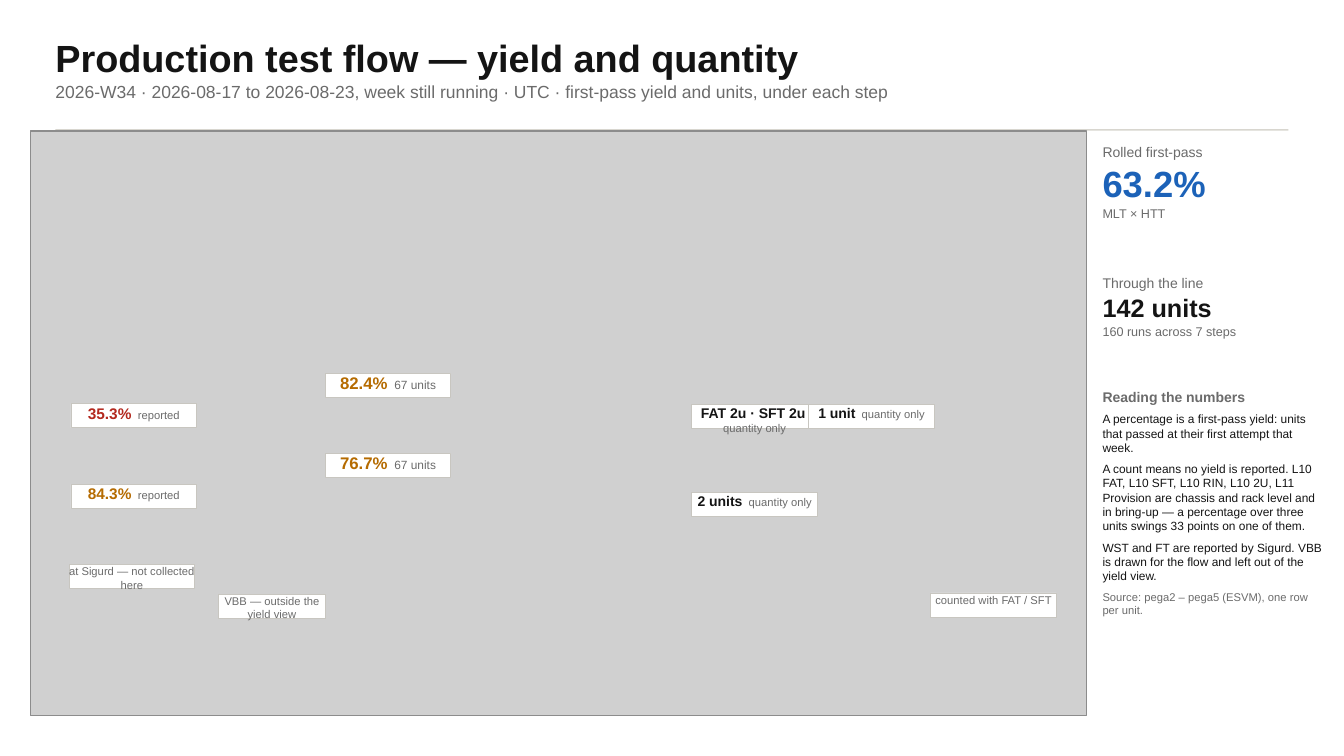
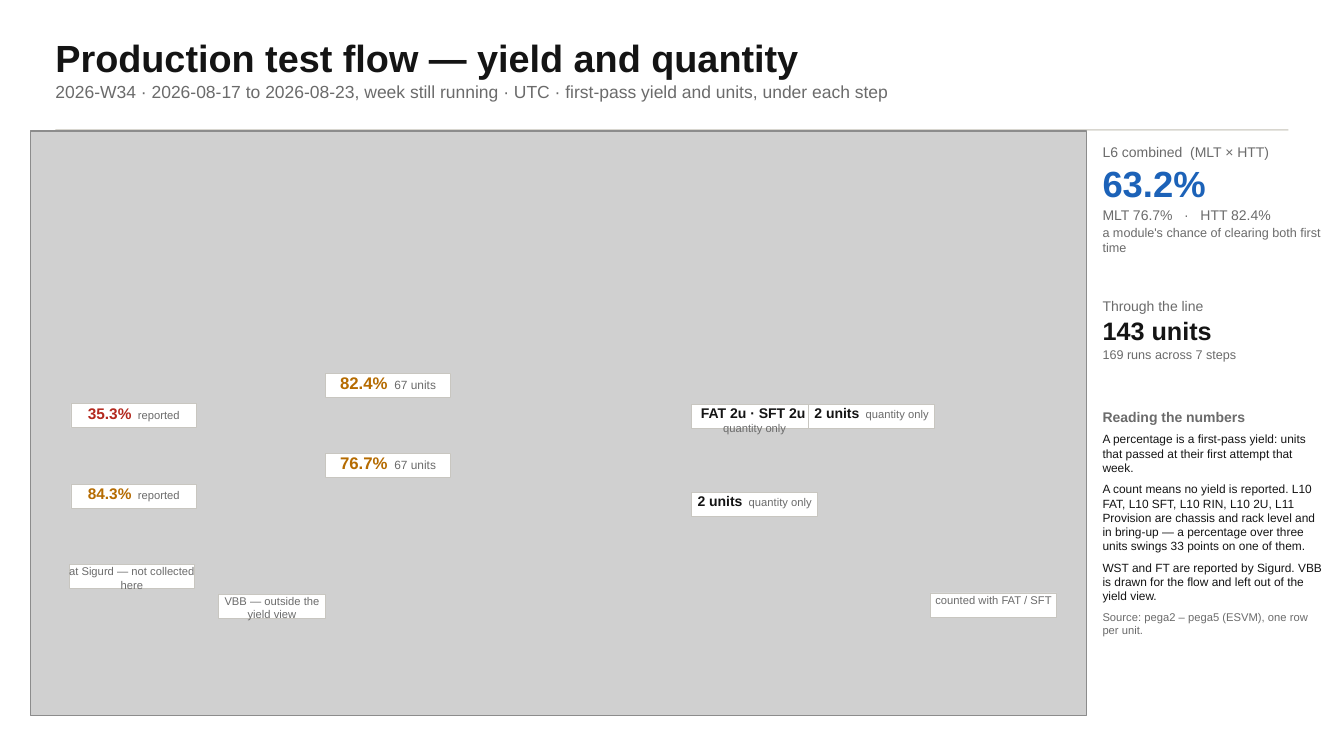
Before and after one commit to Quan-Etched/32x_MP_Auto_DailyReport, a slide deck: slide 2 of decks/weekly-2026-W34.pptx. Drawn at 1344x756 pixels with LibreOffice and Linux fonts; fonts in the diff are those of the drawing; grey boxes stand for pictures. Boxes give left, top, right and bottom in pixels: in the first picture for what was removed or moved away, otherwise in the second. Text is boxed around its words. In the diff, an @@ line names an element or a change of style, - is before the commit and + after.

```diff
--- a/decks/weekly-2026-W34.pptx
+++ b/decks/weekly-2026-W34.pptx
@@ text at box(1103, 147, 1269, 160): text changed @@
-Rolled first-pass
+L6 combined (MLT × HTT)
@@ text at box(1103, 210, 1320, 252): text changed @@
-MLT × HTT
+MLT 76.7% · HTT 82.4%
+a module's chance of clearing both first time
@@ text "Through the line": place and size @@
-text "Through the line" at box(1103, 278, 1236, 339)
+text "Through the line" at box(1103, 301, 1236, 362)
@@ text at box(1103, 321, 1236, 362): text changed @@
-142 units
-160 runs across 7 steps
+143 units
+169 runs across 7 steps
@@ text in rectangle at box(814, 408, 929, 420): text changed @@
-1 unit quantity only
+2 units quantity only
@@ text "Reading the numbers": place and size @@
-text "Reading the numbers" at box(1103, 392, 1322, 616)
+text "Reading the numbers" at box(1103, 412, 1322, 636)
```
Also in this commit, not shown: 3 other slides changed, 10 other files.
